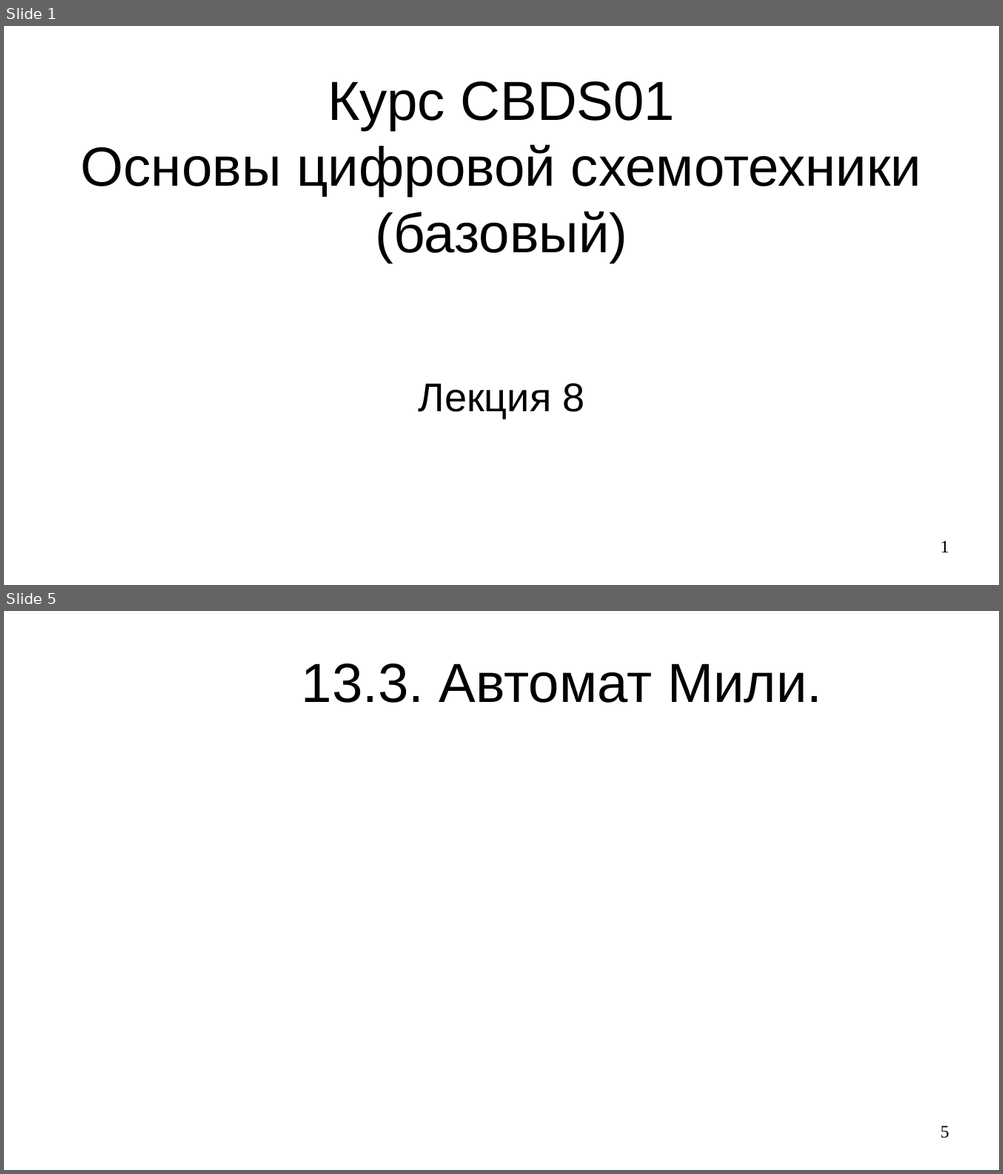
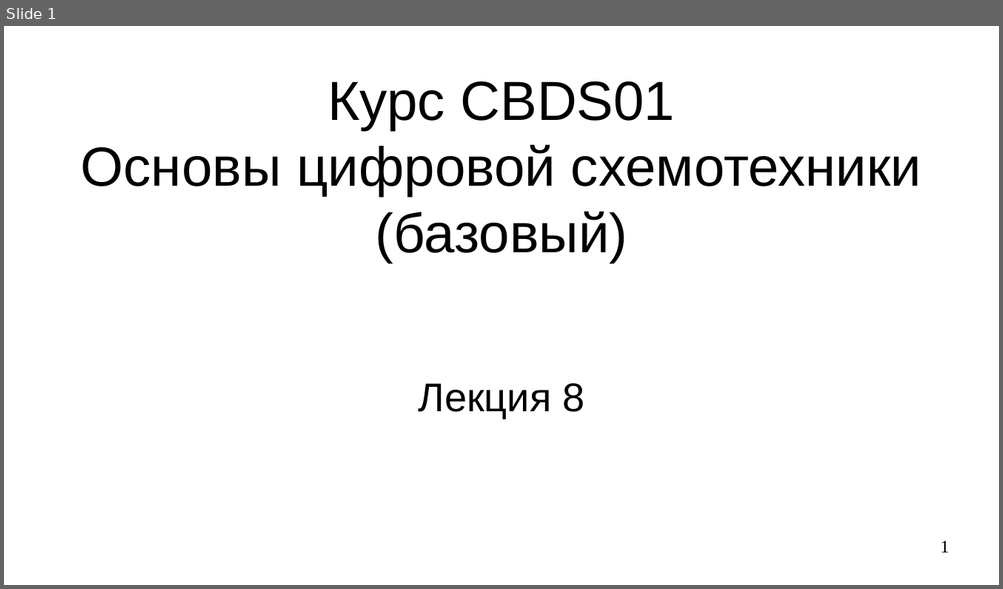
Before and after one commit to steelcraft/stud-lab, a slide deck: Лекции/СBDS01#L8.odp. Shown one above the other, each under a label of ours: slides 1 and 5 before the commit, slide 1 after it; the slides between them are not shown. The pictures are 1003x1174 and 1003x589 pixels, drawn with LibreOffice and Linux fonts; fonts in the diff are those of the drawing. Boxes give left, top, right and bottom in pixels: in the first picture for what was removed or moved away, otherwise in the second. Text is boxed around its words. In the diff, an @@ line names an element or a change of style, - is before the commit and + after.

Commit message:
Добавлен раздел по конечным автоматам

```diff
--- a/Лекции/СBDS01#L8.odp
+++ b/Лекции/СBDS01#L8.odp
@@ slide 5 removed at (4, 611, 999, 1170), background #FFFFFF @@
@@ title removed at (301, 664, 822, 703) @@
-13.3. Автомат Мили.
@@ page number removed at (940, 1126, 949, 1139) @@
-5
```
Also in this commit, not shown: 3 slides changed, 2 slides added, 2 other slides removed.
